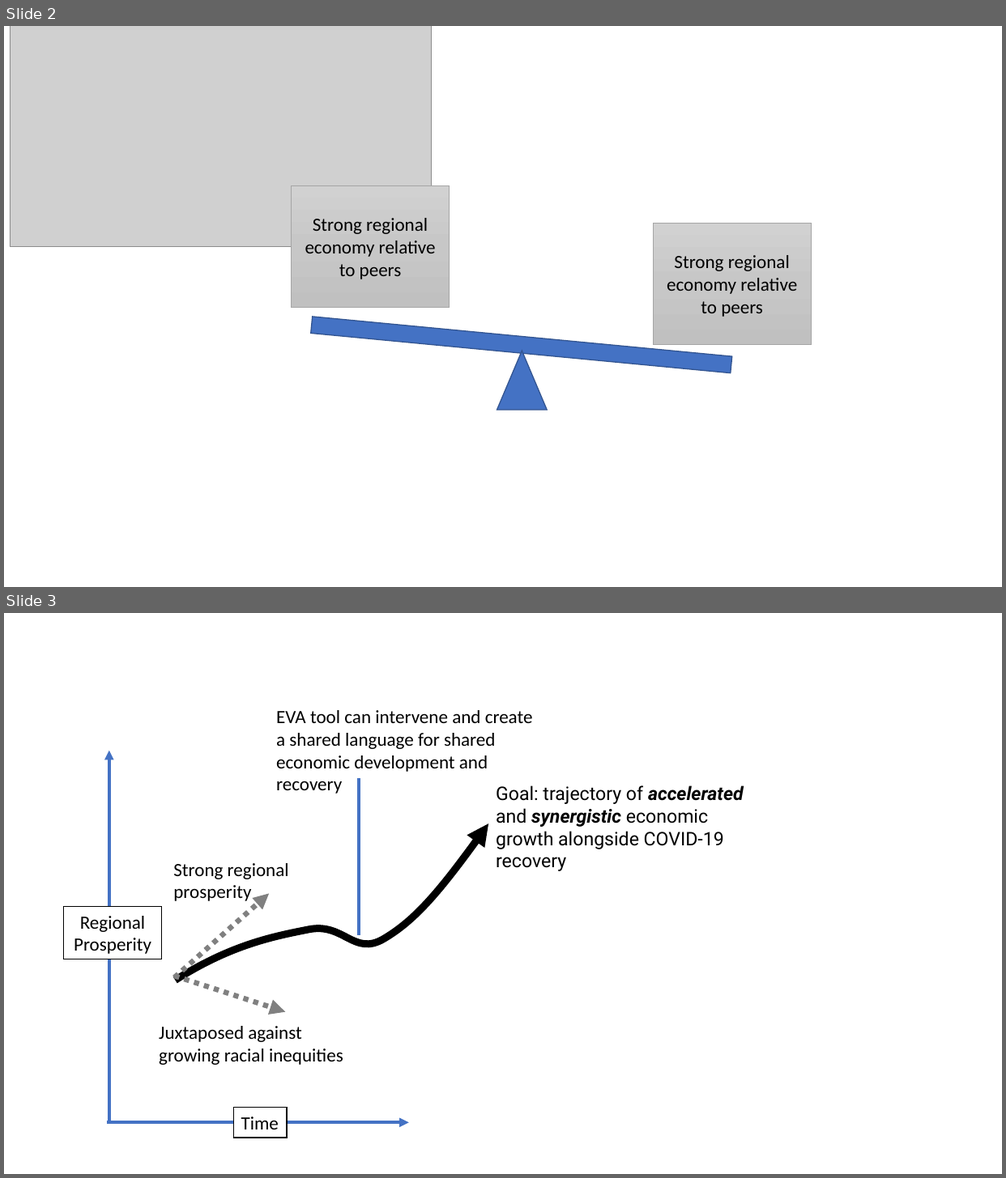
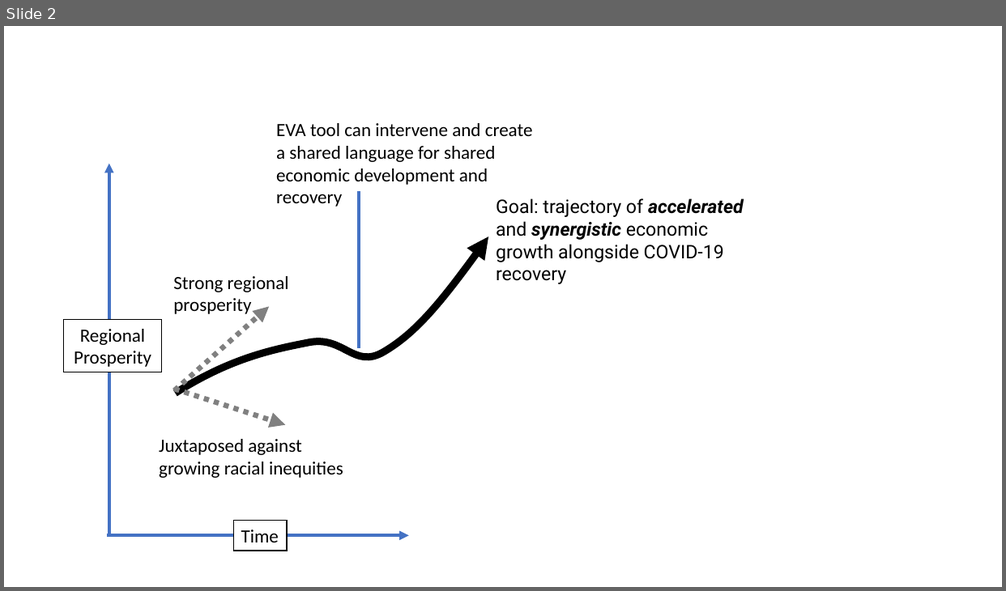
Before and after one commit to Metropolitan-Council/economic-values-atlas, a slide deck: supporting info/MetCValues.pptx. Shown one above the other, each under a label of ours: slides 2 and 3 before the commit, slide 2 after it. The pictures are 1006x1178 and 1006x591 pixels, drawn with LibreOffice and Linux fonts; fonts in the diff are those of the drawing; grey boxes stand for pictures. Boxes give left, top, right and bottom in pixels: in the first picture for what was removed or moved away, otherwise in the second. Text is boxed around its words. In the diff, an @@ line names an element or a change of style, - is before the commit and + after.

```diff
--- a/supporting info/MetCValues.pptx
+++ b/supporting info/MetCValues.pptx
@@ slide 2 removed at (x1=4, y1=26, x2=1002, y2=587), background #FFFFFF @@
@@ picture removed at (x1=10, y1=26, x2=432, y2=247) @@
@@ rectangle removed at (x1=292, y1=186, x2=450, y2=308) @@
-Strong regional economy relative to peers
@@ rectangle removed at (x1=653, y1=223, x2=811, y2=345) @@
-Strong regional economy relative to peers
@@ rectangle removed at (x1=311, y1=317, x2=732, y2=373) @@
@@ triangle removed at (x1=497, y1=351, x2=548, y2=410) @@
@@ what was slide 3 is now slide 2 @@
```
Also in this commit, not shown: 1 slide added, 2 other slides removed, 13 other files.
